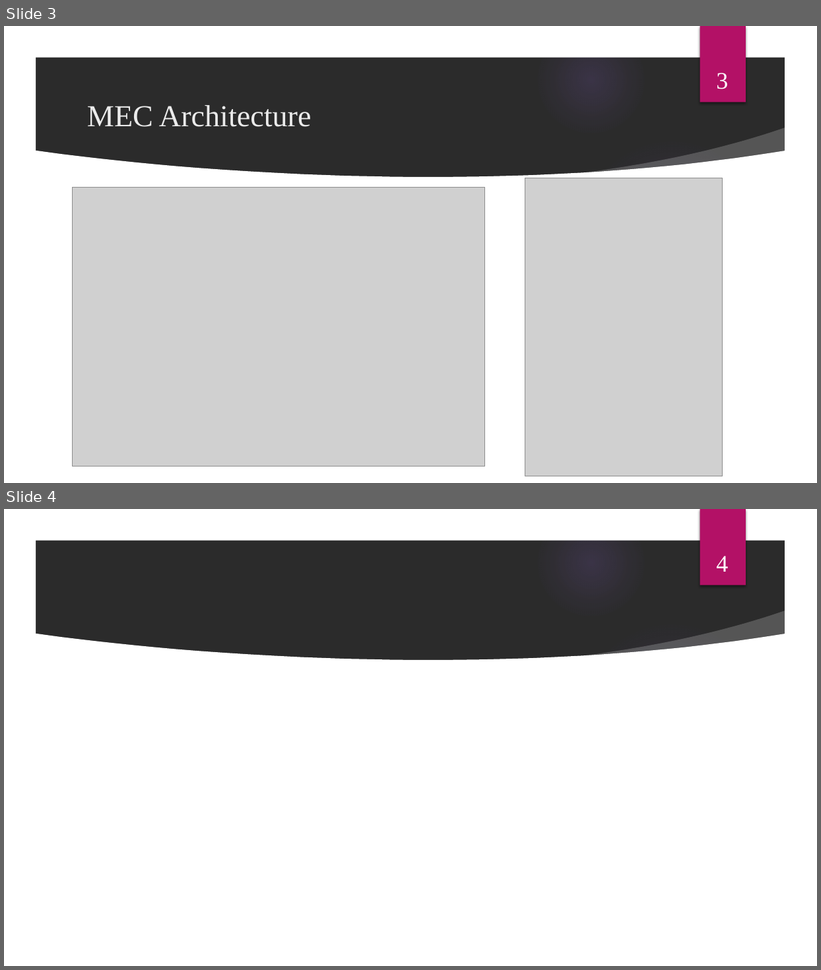
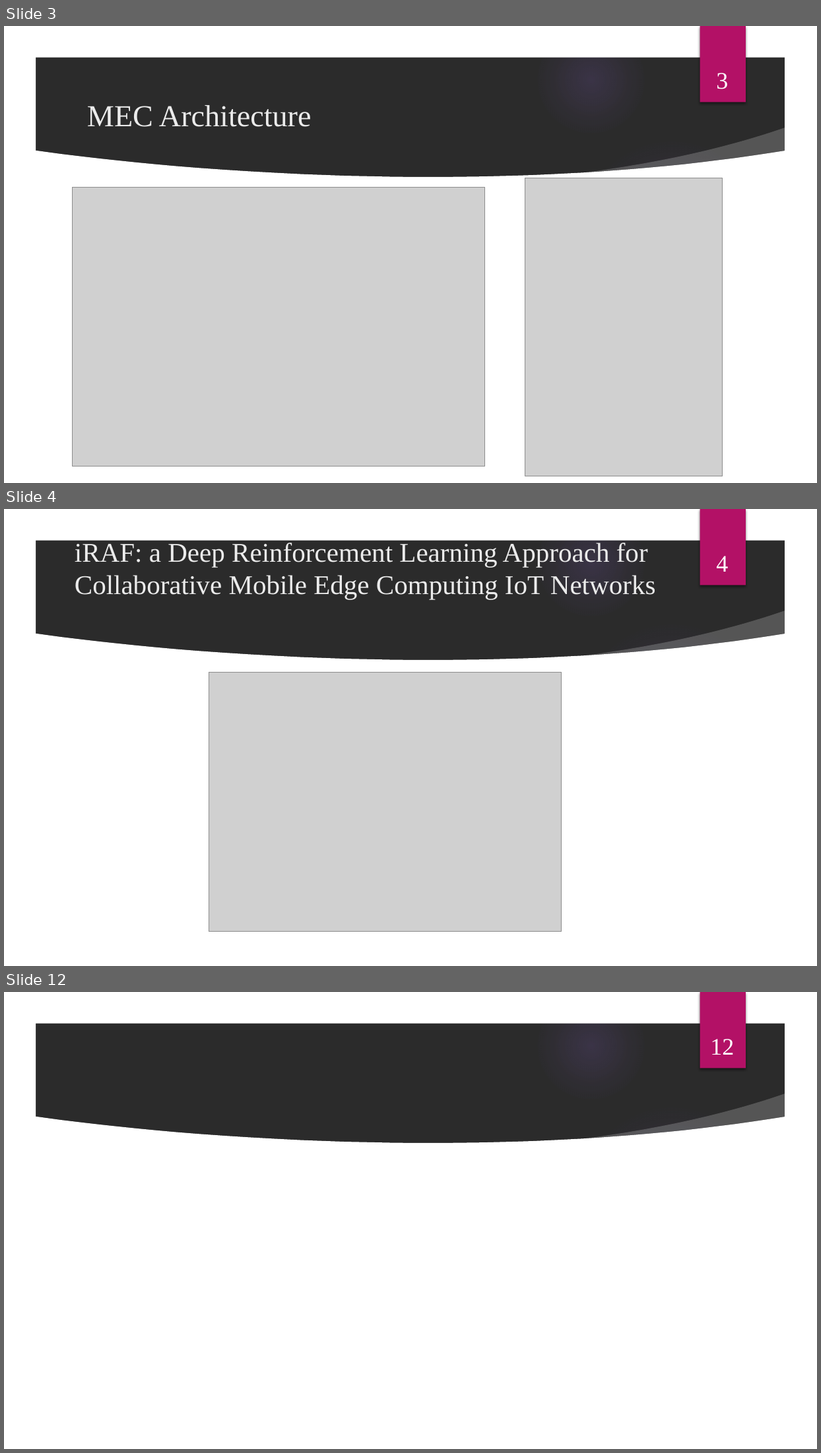
Before and after one commit to mkm1992/phd-project, a slide deck: MEC.pptx. Shown one above the other, each under a label of ours: slides 3 and 4 before the commit, slides 3, 4 and 12 after it; the slides between them are not shown. The pictures are 821x970 and 821x1453 pixels, drawn with LibreOffice and Linux fonts; fonts in the diff are those of the drawing; grey boxes stand for pictures; background and template pictures are left out; a plain dark background stands for a picture behind light text. Boxes give left, top, right and bottom in pixels: in the first picture for what was removed or moved away, otherwise in the second. Text is boxed around its words. In the diff, an @@ line names an element or a change of style, - is before the commit and + after.

```diff
--- a/MEC.pptx
+++ b/MEC.pptx
@@ slide 4 added at bbox=[4, 509, 817, 966], background picture (left out); not listed: 9 template elements that a slide beside it also shows @@
@@ title added at bbox=[75, 543, 656, 599], 32 pt, text #EBEBEB @@
+iRAF: a Deep Reinforcement Learning Approach for Collaborative Mobile Edge Computing IoT Networks
@@ page number added at bbox=[716, 556, 728, 572], 28 pt, text #FFFFFF @@
+4
@@ picture added at bbox=[209, 673, 562, 932] @@
@@ what was slide 4 is now slide 12 @@
@@ page number at bbox=[710, 1039, 734, 1055]: text changed @@
-4
+12
```
Also in this commit, not shown: 7 other slides added.
